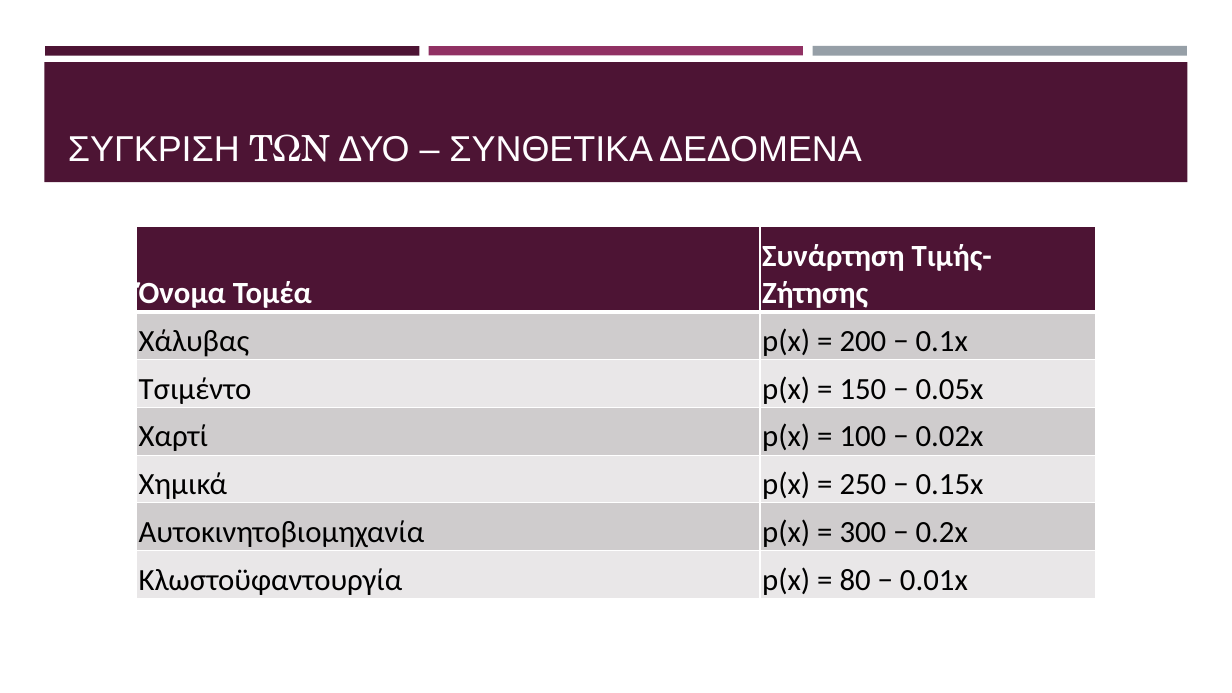
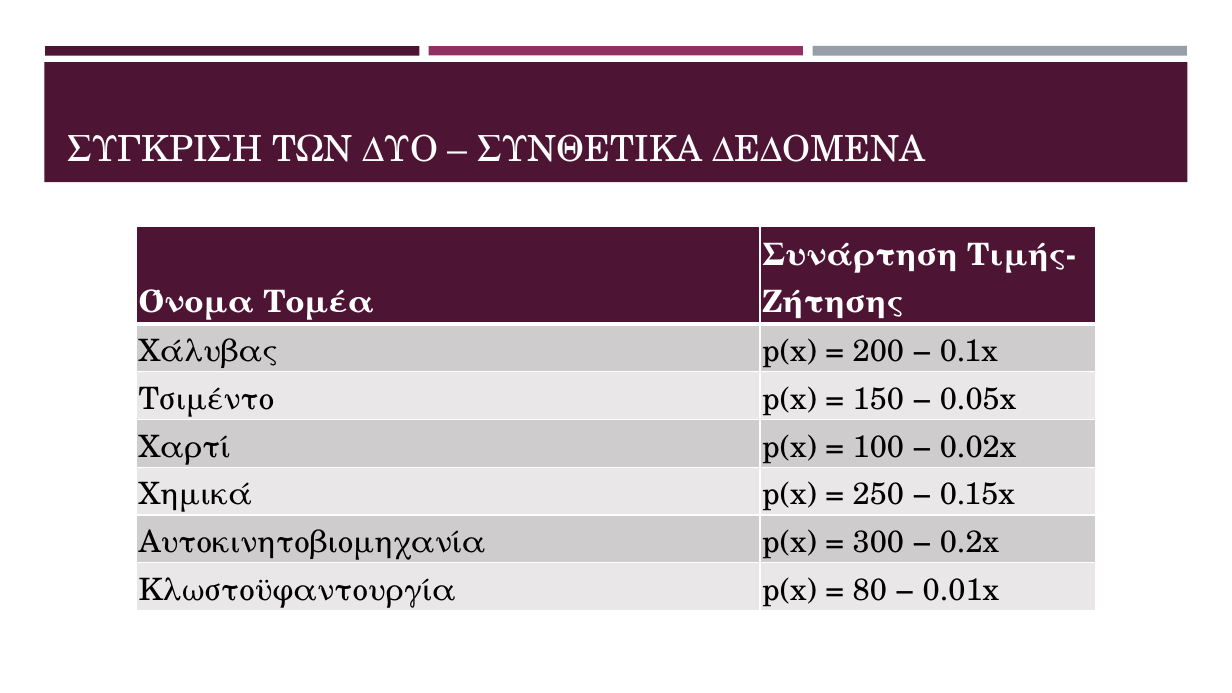
Before and after one commit to kwpap/Diplomatiki_kwpap_step_1, a slide deck: slide 34 of Thesis/Παρουσίαση.pptx (slide 33 before the commit). Drawn at 1232x693 pixels with LibreOffice and Linux fonts; fonts in the diff are those of the drawing. Boxes give left, top, right and bottom in pixels: in the first picture for what was removed or moved away, otherwise in the second. Text is boxed around its words. In the diff, an @@ line names an element or a change of style, - is before the commit and + after.

```diff
--- a/Thesis/Παρουσίαση.pptx
+++ b/Thesis/Παρουσίαση.pptx
@@ title "ΣΥΓΚΡΙΣΗ ΤΩΝ ΔΥΟ – ΣΥΝΘΕΤΙΚΑ ..." at [68,134,926,162]: font Arial to TeX Gyre Schola @@
@@ table at [137,226,1096,612] @@
@@ font Calibri to TeX Gyre Schola @@
```
Also in this commit, not shown: 11 other slides changed, 2 slides added, 1 slide removed.
